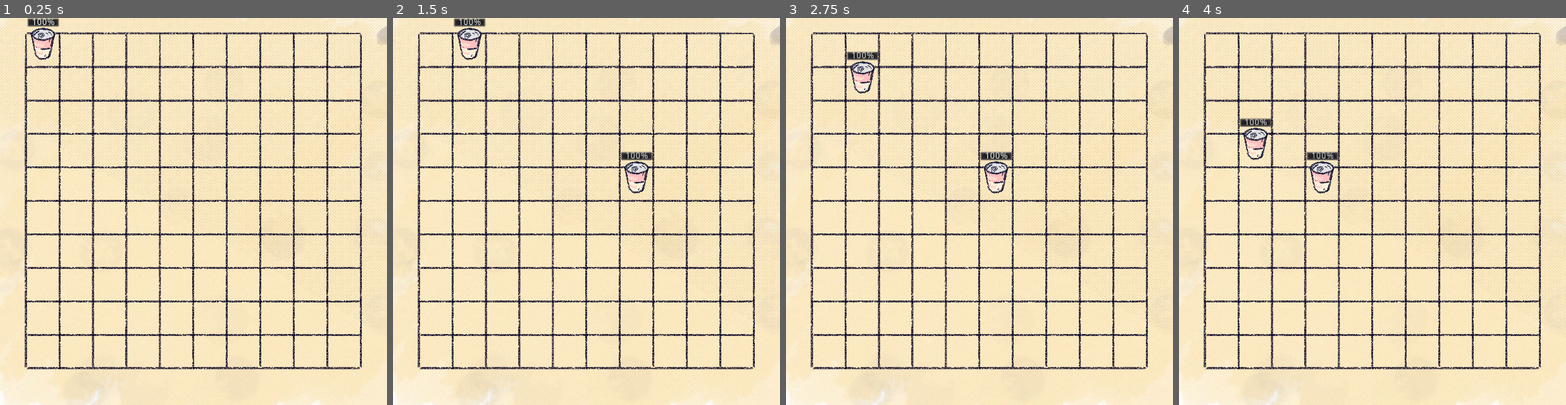
Above: before the commit, frames 1-4 (left to right).
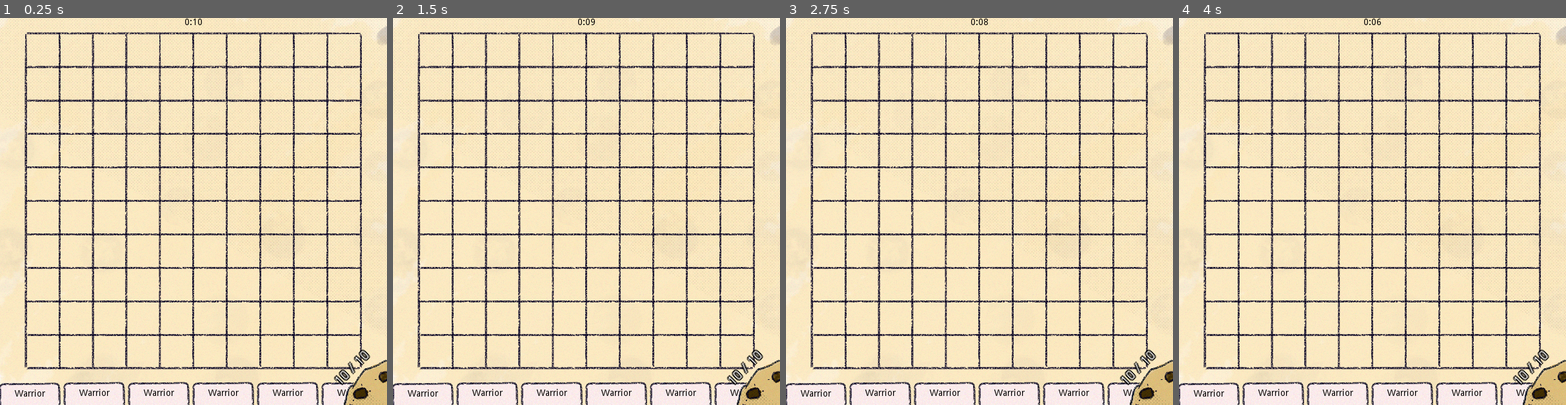
Above: after the commit, the same moments.

Repository: rudimentary-escapism/ld44
Game: Godot game, scene res://Game.tscn
The game is run twice, just before and just after one commit, with the same random seed, the same clock (stepped at 60 frames per second) and the same inputs. The engine's default icon, where the game draws it, is replaced by a stand-in: a white triangle on a blue panel in a dark square.
Inputs (mouse positions are in pixels of both pictures, inside the frame that each line leads up to):
- Up to frame 1 (0.25 s): no input
- Up to frame 2 (1.5 s): tap Enter at 0.5 s; move the mouse to (671, 192) at 0.52 s; click (671, 192) at 0.67 s; tap Space at 1.25 s; move the mouse to (509, 230) at 1.27 s; click (509, 230) at 1.42 s
- Up to frame 3 (2.75 s): move the mouse to (1018, 126) at 2.02 s; click (1018, 126) at 2.17 s
- Up to frame 4 (4 s): tap Enter at 2.75 s; move the mouse to (1353, 288) at 2.77 s; click (1353, 288) at 2.92 s; tap Space at 3.5 s; move the mouse to (1488, 269) at 3.52 s; click (1488, 269) at 3.67 s

The runs differ from the first frame. In frame 1, 5.9% of the frame differs, in the area x 0-100%, y 0-100%; in frame 2, 6.4%; in frame 3, 6.4%; in frame 4, 6.4%.

Commit message:
iteration 1.5

Diff:
--- a/AI.gd
+++ b/AI.gd
@@ -3,5 +3,9 @@
 var warrior := preload("res://Units/Warrior.tscn")
 
 func _ready():
-    var coord := Vector2(0, 0)
+    pass
+
+
+func _on_Game_fight_stage():
+    var coord := Vector2(5, 0)
     get_node("../Map").create_enemy(warrior.instance(), coord)
--- /dev/null
+++ b/BuyStageTimer.gd
@@ -0,0 +1,21 @@
+extends Control
+
+signal timeout
+
+func _ready():
+    pass
+
+func _process(delta: float):
+    var time = str(ceil($Timer.time_left))
+    if time.length() == 1:
+        time = "0" + str(time)
+    $Label.text = "0:" + str(time)
+
+func _on_Game_buy_stage():
+    $Timer.start()
+    $Label.visible = true
+
+
+func _on_Timer_timeout():
+    $Label.visible = false
+    emit_signal("timeout")
--- /dev/null
+++ b/BuyStageTimer.tscn
@@ -0,0 +1,24 @@
+[gd_scene load_steps=2 format=2]
+
+[ext_resource path="res://BuyStageTimer.gd" type="Script" id=1]
+
+[node name="BuyStageTimer" type="Control"]
+anchor_right = 1.0
+anchor_bottom = 1.0
+script = ExtResource( 1 )
+
+[node name="Timer" type="Timer" parent="."]
+wait_time = 10.0
+one_shot = true
+
+[node name="Label" type="Label" parent="."]
+visible = false
+anchor_left = 0.5
+anchor_right = 0.5
+margin_left = -300.0
+margin_right = 300.0
+margin_bottom = 14.0
+custom_colors/font_color = Color( 0, 0, 0, 1 )
+text = "0:00"
+align = 1
+[connection signal="timeout" from="Timer" to="." method="_on_Timer_timeout"]
--- /dev/null
+++ b/Card.gd
@@ -0,0 +1,33 @@
+extends Control
+
+signal pressed(unit)
+
+const offset = 100
+
+var unit: Resource
+
+func _ready():
+    pass
+
+func _on_Button_mouse_entered():
+    $Button.rect_position.y -= offset
+
+
+func _on_Button_mouse_exited():
+    $Button.rect_position.y += offset
+
+func set_title(title):
+    $Button/Label.text = title
+
+func _on_Button_pressed():
+    emit_signal("pressed", unit)
+    $Button.rect_position.y += offset
+    visible = false
+
+
+func _on_Cards_enabled():
+    $Button.disabled = false
+
+
+func _on_Cards_disabled():
+    $Button.disabled = true
--- /dev/null
+++ b/Card.tscn
@@ -0,0 +1,29 @@
+[gd_scene load_steps=3 format=2]
+
+[ext_resource path="res://Card.gd" type="Script" id=1]
+[ext_resource path="res://Card.png" type="Texture" id=2]
+
+[node name="Card" type="Control"]
+margin_right = 40.0
+margin_bottom = 40.0
+script = ExtResource( 1 )
+
+[node name="Button" type="Button" parent="."]
+margin_right = 112.0
+margin_bottom = 166.0
+mouse_default_cursor_shape = 2
+icon = ExtResource( 2 )
+flat = true
+
+[node name="Label" type="Label" parent="Button"]
+anchor_left = 0.5
+anchor_right = 0.5
+margin_left = -23.5
+margin_top = 15.0
+margin_right = 23.5
+margin_bottom = 29.0
+custom_colors/font_color = Color( 0, 0, 0, 1 )
+text = "Warrior"
+[connection signal="mouse_entered" from="Button" to="." method="_on_Button_mouse_entered"]
+[connection signal="mouse_exited" from="Button" to="." method="_on_Button_mouse_exited"]
+[connection signal="pressed" from="Button" to="." method="_on_Button_pressed"]
--- /dev/null
+++ b/Cards.gd
@@ -0,0 +1,27 @@
+extends Control
+
+signal selected(unit)
+signal disabled
+signal enabled
+
+var warrior = preload("res://Units/Warrior.tscn")
+
+func _ready():
+    generate()
+
+func generate():
+    for card in get_children():
+        card.unit = warrior
+        card.show()
+
+func _on_Card_pressed(unit):
+    emit_signal("selected", unit)
+
+
+func _on_Game_fight_stage():
+    emit_signal("disabled")
+
+
+func _on_Game_buy_stage():
+    generate()
+    emit_signal("enabled")
--- /dev/null
+++ b/Cards.tscn
@@ -0,0 +1,65 @@
+[gd_scene load_steps=3 format=2]
+
+[ext_resource path="res://Cards.gd" type="Script" id=1]
+[ext_resource path="res://Card.tscn" type="PackedScene" id=2]
+
+[node name="Cards" type="Control"]
+anchor_right = 1.0
+anchor_bottom = 1.0
+script = ExtResource( 1 )
+
+[node name="Card" parent="." instance=ExtResource( 2 )]
+anchor_top = 1.0
+anchor_bottom = 1.0
+margin_left = -10.0
+margin_top = -39.0
+margin_right = 30.0
+margin_bottom = 1.0
+
+[node name="Card2" parent="." instance=ExtResource( 2 )]
+margin_left = 90.0
+margin_top = 560.0
+margin_right = 130.0
+margin_bottom = 600.0
+
+[node name="Card3" parent="." instance=ExtResource( 2 )]
+margin_left = 190.0
+margin_top = 560.0
+margin_right = 230.0
+margin_bottom = 600.0
+
+[node name="Card4" parent="." instance=ExtResource( 2 )]
+margin_left = 290.0
+margin_top = 560.0
+margin_right = 330.0
+margin_bottom = 600.0
+
+[node name="Card5" parent="." instance=ExtResource( 2 )]
+margin_left = 390.0
+margin_top = 560.0
+margin_right = 430.0
+margin_bottom = 600.0
+
+[node name="Card6" parent="." instance=ExtResource( 2 )]
+margin_left = 490.0
+margin_top = 560.0
+margin_right = 530.0
+margin_bottom = 600.0
+[connection signal="disabled" from="." to="Card2" method="_on_Cards_disabled"]
+[connection signal="disabled" from="." to="Card3" method="_on_Cards_disabled"]
+[connection signal="disabled" from="." to="Card4" method="_on_Cards_disabled"]
+[connection signal="disabled" from="." to="Card5" method="_on_Cards_disabled"]
+[connection signal="disabled" from="." to="Card6" method="_on_Cards_disabled"]
+[connection signal="disabled" from="." to="Card" method="_on_Cards_disabled"]
+[connection signal="enabled" from="." to="Card2" method="_on_Cards_enabled"]
+[connection signal="enabled" from="." to="Card3" method="_on_Cards_enabled"]
+[connection signal="enabled" from="." to="Card4" method="_on_Cards_enabled"]
+[connection signal="enabled" from="." to="Card5" method="_on_Cards_enabled"]
+[connection signal="enabled" from="." to="Card6" method="_on_Cards_enabled"]
+[connection signal="enabled" from="." to="Card" method="_on_Cards_enabled"]
+[connection signal="pressed" from="Card" to="." method="_on_Card_pressed"]
+[connection signal="pressed" from="Card2" to="." method="_on_Card_pressed"]
+[connection signal="pressed" from="Card3" to="." method="_on_Card_pressed"]
+[connection signal="pressed" from="Card4" to="." method="_on_Card_pressed"]
+[connection signal="pressed" from="Card5" to="." method="_on_Card_pressed"]
+[connection signal="pressed" from="Card6" to="." method="_on_Card_pressed"]
--- /dev/null
+++ b/Cookie/Cookie.gd
@@ -0,0 +1,25 @@
+extends Node2D
+
+export (int) var max_hp := 50
+var hp: int
+
+func _ready():
+    hp = max_hp
+    $Label.text = str(hp) + " / " + str(max_hp)
+
+func update_hp(delta: int):
+    hp += delta
+    $Label.text = str(hp) + " / " + str(max_hp)
+    update_sprite(hp * 100 / max_hp)
+
+func update_sprite(hp: float):
+    toggle_sprite($Cookie100, hp > 75)
+    toggle_sprite($Cookie75, hp <= 75 && hp > 50)
+    toggle_sprite($Cookie50, hp <= 50 && hp > 25)
+    toggle_sprite($Cookie25, hp <= 25)
+
+func toggle_sprite(sprite: Sprite, show: bool):
+    if show:
+        sprite.show()
+    else:
+        sprite.hide()
--- /dev/null
+++ b/Cookie/Cookie.tscn
@@ -0,0 +1,43 @@
+[gd_scene load_steps=6 format=2]
+
+[ext_resource path="res://Cookie/Cookie.gd" type="Script" id=1]
+[ext_resource path="res://Cookie/cookie-100.png" type="Texture" id=2]
+[ext_resource path="res://Cookie/cookie-75.png" type="Texture" id=3]
+[ext_resource path="res://Cookie/cookie-50.png" type="Texture" id=4]
+[ext_resource path="res://Cookie/cookie-25.png" type="Texture" id=5]
+
+[node name="Cookie" type="Node2D"]
+script = ExtResource( 1 )
+max_hp = 10
+
+[node name="Cookie100" type="Sprite" parent="."]
+texture = ExtResource( 2 )
+offset = Vector2( -35, -35 )
+
+[node name="Cookie75" type="Sprite" parent="."]
+visible = false
+texture = ExtResource( 3 )
+offset = Vector2( -35, -35 )
+
+[node name="Cookie50" type="Sprite" parent="."]
+visible = false
+texture = ExtResource( 4 )
+offset = Vector2( -35, -35 )
+
+[node name="Cookie25" type="Sprite" parent="."]
+visible = false
+texture = ExtResource( 5 )
+offset = Vector2( -35, -35 )
+
+[node name="Label" type="Label" parent="."]
+margin_left = -85.0
+margin_top = -40.0
+margin_right = -40.0
+margin_bottom = -26.0
+rect_rotation = -45.0
+rect_scale = Vector2( 1.5, 1.5 )
+custom_colors/font_color = Color( 1, 1, 1, 1 )
+custom_colors/font_color_shadow = Color( 0, 0, 0, 1 )
+custom_constants/shadow_as_outline = 10
+text = "10 / 10"
+align = 1
--- /dev/null
+++ b/Game.gd
@@ -0,0 +1,33 @@
+extends Node2D
+
+signal buy_stage
+signal fight_stage
+
+enum {BUY, FIGHT}
+
+var stage;
+
+func _ready():
+    set_stage(BUY)
+
+func set_stage(_stage):
+    match _stage:
+        BUY:
+            stage = _stage
+            emit_signal("buy_stage")
+        FIGHT:
+            stage = _stage
+            emit_signal("fight_stage")
+
+
+func _on_BuyStageTimer_timeout():
+    set_stage(FIGHT)
+
+
+func _on_Map_ai_lost():
+    set_stage(BUY)
+
+
+func _on_Map_player_lost():
+    $Player/Cookie.update_hp(-1)
+    set_stage(BUY)
--- a/Game.tscn
+++ b/Game.tscn
@@ -1,15 +1,60 @@
-[gd_scene load_steps=4 format=2]
+[gd_scene load_steps=10 format=2]
 
-[ext_resource path="res://Player.gd" type="Script" id=1]
-[ext_resource path="res://Map.tscn" type="PackedScene" id=2]
-[ext_resource path="res://AI.gd" type="Script" id=3]
+[ext_resource path="res://Game.gd" type="Script" id=1]
+[ext_resource path="res://Player.gd" type="Script" id=2]
+[ext_resource path="res://Cookie/Cookie.tscn" type="PackedScene" id=3]
+[ext_resource path="res://Map.tscn" type="PackedScene" id=4]
+[ext_resource path="res://AI.gd" type="Script" id=5]
+[ext_resource path="res://BuyStageTimer.tscn" type="PackedScene" id=6]
+[ext_resource path="res://Cards.tscn" type="PackedScene" id=7]
+
+[sub_resource type="Theme" id=1]
+
+[sub_resource type="StyleBoxFlat" id=2]
+bg_color = Color( 0.301961, 0.301961, 0.301961, 1 )
 
 [node name="Game" type="Node2D"]
+script = ExtResource( 1 )
 
 [node name="Player" type="Node" parent="."]
-script = ExtResource( 1 )
+script = ExtResource( 2 )
 
-[node name="Map" parent="." instance=ExtResource( 2 )]
+[node name="Cookie" parent="Player" instance=ExtResource( 3 )]
+position = Vector2( 600, 600 )
+
+[node name="Map" parent="." instance=ExtResource( 4 )]
 
 [node name="AI" type="Node" parent="."]
-script = ExtResource( 3 )
+script = ExtResource( 5 )
+
+[node name="Interface" type="Control" parent="."]
+margin_right = 600.0
+margin_bottom = 600.0
+
+[node name="BuyStageTimer" parent="Interface" instance=ExtResource( 6 )]
+anchor_bottom = 0.0
+
+[node name="Cards" parent="Interface" instance=ExtResource( 7 )]
+anchor_left = 0.5
+anchor_top = 1.0
+anchor_right = 0.5
+margin_left = -300.0
+margin_top = -600.0
+margin_right = 300.0
+
+[node name="Panel" type="Panel" parent="Interface"]
+margin_top = 600.0
+margin_right = 600.0
+margin_bottom = 730.0
+theme = SubResource( 1 )
+custom_styles/panel = SubResource( 2 )
+[connection signal="buy_stage" from="." to="Interface/Cards" method="_on_Game_buy_stage"]
+[connection signal="buy_stage" from="." to="Interface/BuyStageTimer" method="_on_Game_buy_stage"]
+[connection signal="buy_stage" from="." to="Map" method="_on_Game_buy_stage"]
+[connection signal="fight_stage" from="." to="Interface/Cards" method="_on_Game_fight_stage"]
+[connection signal="fight_stage" from="." to="AI" method="_on_Game_fight_stage"]
+[connection signal="fight_stage" from="." to="Map" method="_on_Game_fight_stage"]
+[connection signal="ai_lost" from="Map" to="." method="_on_Map_ai_lost"]
+[connection signal="player_lost" from="Map" to="." method="_on_Map_player_lost"]
+[connection signal="timeout" from="Interface/BuyStageTimer" to="." method="_on_BuyStageTimer_timeout"]
+[connection signal="selected" from="Interface/Cards" to="Player" method="_on_Cards_selected"]
--- a/Map.gd
+++ b/Map.gd
@@ -1,16 +1,25 @@
 extends Node2D
+
+signal player_lost
+signal ai_lost
 
 var preview: Node2D
 
-func preview_unit(unit: Resource, coord: Vector2):
+func preview_unit(unit: Unit, coord: Vector2):
     remove_preview()
-    preview = unit.instance()
+    preview = unit.duplicate()
     preview.position = preview.real_position(coord)
     add_child(preview)
 
 func remove_preview():
-    if (preview != null):
+    if is_instance_valid(preview):
         preview.queue_free()
+
+func is_free(unit: Unit, coord: Vector2) -> bool:
+    for ally in $Allies.get_children():
+        if unit.grid_position(ally.position) == coord:
+            return false
+    return true
 
 func create_enemy(unit: Unit, coord: Vector2):
     unit.position = unit.real_position(coord)
@@ -28,3 +37,18 @@
 
     for enemy in $Enemies.get_children():
         enemy.tick(enemies, allies)
+
+    if allies.size() == 0:
+        emit_signal("player_lost")
+    elif enemies.size() == 0:
+        emit_signal("ai_lost")
+
+
+func _on_Game_fight_stage():
+    $WorldTimer.start()
+
+
+func _on_Game_buy_stage():
+    $WorldTimer.stop()
+    for enemy in $Enemies.get_children():
+        enemy.queue_free()
--- a/Map.tscn
+++ b/Map.tscn
@@ -11,7 +11,6 @@
 [node name="Allies" type="Node" parent="."]
 
 [node name="WorldTimer" type="Timer" parent="."]
-autostart = true
 
 [node name="Sprite" type="Sprite" parent="."]
 texture = ExtResource( 2 )
--- a/Player.gd
+++ b/Player.gd
@@ -1,25 +1,41 @@
 extends Node
 
+signal put_status
+signal idle_status
+
 onready var map := get_node("../Map")
+export (int) var buy_cost = -1
 
 enum {IDLE, PUT}
 
-var warrior := preload("res://Units/Warrior.tscn")
 var status := IDLE
-var current: Unit
+var selected_unit: Unit
 
 func _ready():
-    current = warrior.instance()
-    status = PUT
+    set_status(IDLE)
 
 func _input(event: InputEvent):
     match status:
         PUT:
             if event is InputEventMouseMotion:
-                var coord = current.grip_position(event.position)
-                map.preview_unit(warrior, coord)
+                var coord = selected_unit.grid_position(event.position)
+                map.preview_unit(selected_unit, coord)
             elif event is InputEventMouseButton:
-                var coord = current.grip_position(event.position)
-                map.create_ally(current, coord)
-                map.remove_preview()
-                status = IDLE
+                var coord = selected_unit.grid_position(event.position)
+                if map.is_free(selected_unit, coord):
+                    map.create_ally(selected_unit, coord)
+                    map.remove_preview()
+                    set_status(IDLE)
+
+func _on_Cards_selected(unit):
+    selected_unit = unit.instance()
+    $Cookie.update_hp(buy_cost)
+    set_status(PUT)
+
+func set_status(_status):
+    status = _status
+    match _status:
+        PUT:
+            emit_signal("put_status")
+        IDLE:
+            emit_signal("idle_status")
--- a/Unit.gd
+++ b/Unit.gd
@@ -19,7 +19,7 @@
     new_position.y -= OFFSET_Y - LINE * coord.y
     return new_position
 
-func grip_position(coord: Vector2) -> Vector2:
+func grid_position(coord: Vector2) -> Vector2:
     coord.y -= GRID_OFFSET_Y
     coord.x -= GRID_OFFSET_X
     var new_position := Vector2.ZERO
@@ -43,9 +43,30 @@
     return nearest
 
 func grid_distance(coord: Vector2) -> Vector2:
-    return grip_position(position) - grip_position(coord)
+    return grid_position(position) - grid_position(coord)
 
 func take_damage(damage: int):
     $HealthBar.value -= damage
     if ($HealthBar.value == 0):
         queue_free()
+
+func move(target: Unit) -> Vector2:
+    var dist := grid_distance(target.position)
+    var new_pos := grid_position(position)
+    if abs(dist.x) > abs(dist.y):
+        if dist.x > 0:
+            new_pos.x -= 1
+        else:
+            new_pos.x +=1
+    else:
+        if dist.y > 0:
+            new_pos.y -= 1
+        else:
+            new_pos.y += 1
+    return new_pos
+
+func is_someone_there(units: Array, coord: Vector2) -> bool:
+    for unit in units:
+        if grid_position(unit.position) == coord:
+            return true
+    return false
--- a/Units/Warrior.gd
+++ b/Units/Warrior.gd
@@ -7,29 +7,16 @@
 var status := LOOKING_FOR_ENEMY
 var target: Unit
 
-func tick(_allies: Array, enemies: Array):
+func tick(allies: Array, enemies: Array):
     if enemies.size() > 0:
         target = search_nearest(enemies)
         if is_ready_to_attack():
             set_status(ATTACK)
         else:
             set_status(LOOKING_FOR_ENEMY)
-            move()
-
-func move():
-    var dist := grid_distance(target.position)
-    var new_pos := grip_position(position)
-    if abs(dist.x) > abs(dist.y):
-        if dist.x > 0:
-            new_pos.x -= 1
-        else:
-            new_pos.x +=1
-    else:
-        if dist.y > 0:
-            new_pos.y -= 1
-        else:
-            new_pos.y += 1
-    position = real_position(new_pos)
+            var new_pos = move(target)
+            if !is_someone_there(allies, new_pos):
+                position = real_position(new_pos)
 
 func is_ready_to_attack() -> bool:
     var dist := grid_distance(target.position).abs()
--- a/Units/Warrior.tscn
+++ b/Units/Warrior.tscn
@@ -2,7 +2,7 @@
 
 [ext_resource path="res://Units/Warrior.gd" type="Script" id=1]
 [ext_resource path="res://Units/Warrior.png" type="Texture" id=2]
-[ext_resource path="res://icon.png" type="Texture" id=3]
+[ext_resource path="res://HealthBar.png" type="Texture" id=3]
 
 [node name="Warrior" type="Node2D"]
 script = ExtResource( 1 )
@@ -12,23 +12,14 @@
 offset = Vector2( 0, -10 )
 region_rect = Rect2( 7, 7, 50, 50 )
 
-[node name="TextureProgress" type="TextureProgress" parent="."]
-visible = false
-margin_left = -40.0
-margin_top = -40.0
-margin_right = 24.0
-margin_bottom = 24.0
-value = 50.0
-texture_progress = ExtResource( 3 )
-
-[node name="HealthBar" type="ProgressBar" parent="."]
+[node name="HealthBar" type="TextureProgress" parent="."]
 margin_left = -25.0
 margin_top = -50.0
 margin_right = 25.0
-margin_bottom = -36.0
+margin_bottom = -40.0
 max_value = 10.0
-step = 1.0
 value = 10.0
+texture_progress = ExtResource( 3 )
 
 [node name="AttackSpeed" type="Timer" parent="."]
 [connection signal="timeout" from="AttackSpeed" to="." method="_on_AttackSpeed_timeout"]
--- a/project.godot
+++ b/project.godot
@@ -27,6 +27,8 @@
 [display]
 
 window/size/width=600
+window/size/resizable=false
+window/stretch/aspect="keep"
 
 [rendering]
 
@@ -35,4 +37,5 @@
 quality/intended_usage/framebuffer_allocation.mobile=1
 vram_compression/import_etc=true
 vram_compression/import_etc2=false
+environment/default_clear_color=Color( 0.301961, 0.301961, 0.301961, 1 )
 environment/default_environment="res://default_env.tres"
Binary file added: Card.png
Not shown, added: Card.png.import
Binary file added: Cookie/cookie-100.png
Not shown, added: Cookie/cookie-100.png.import
Binary file added: Cookie/cookie-25.png
Not shown, added: Cookie/cookie-25.png.import
Binary file added: Cookie/cookie-50.png
Not shown, added: Cookie/cookie-50.png.import
Binary file added: Cookie/cookie-75.png
Not shown, added: Cookie/cookie-75.png.import
Binary file added: HealthBar.png
Not shown, added: HealthBar.png.import
(and 1 more such lines)
